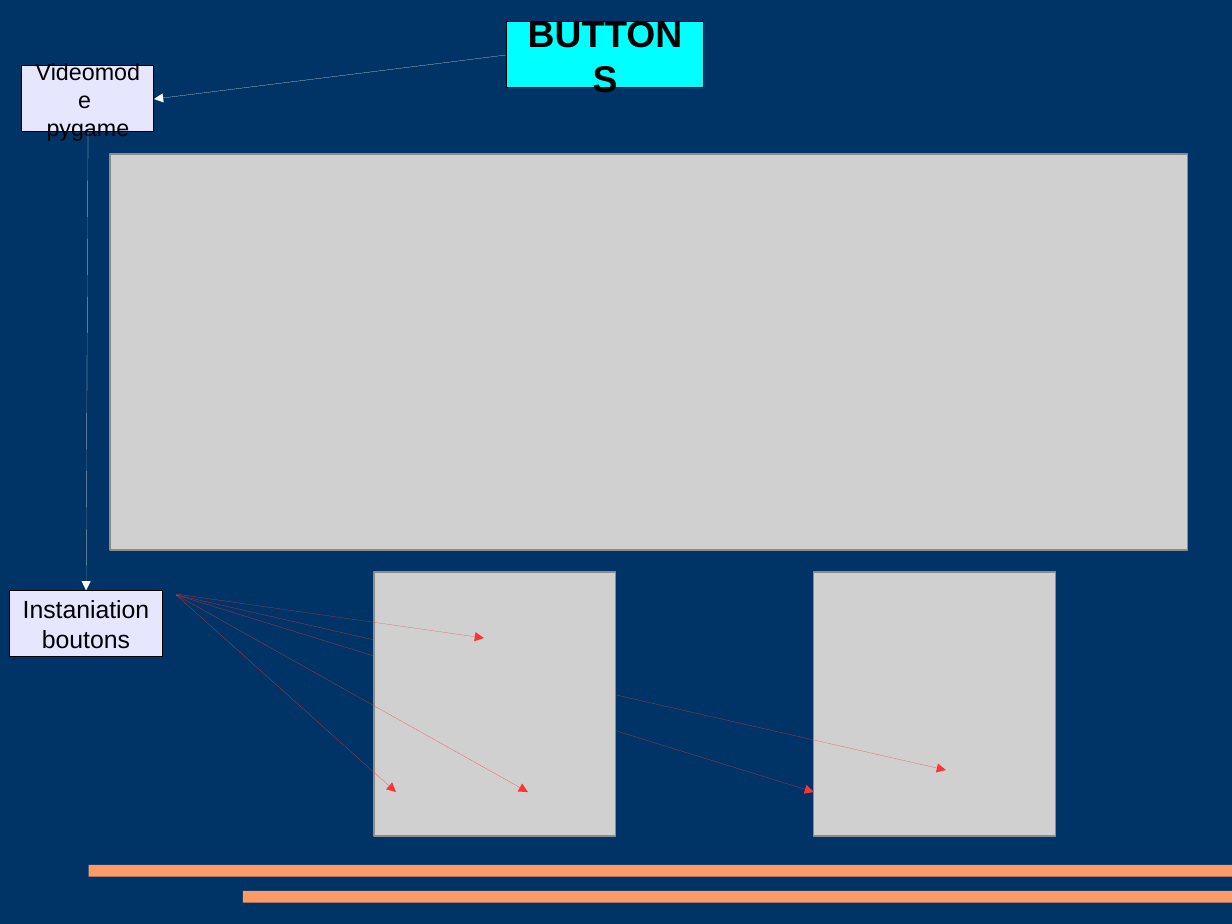
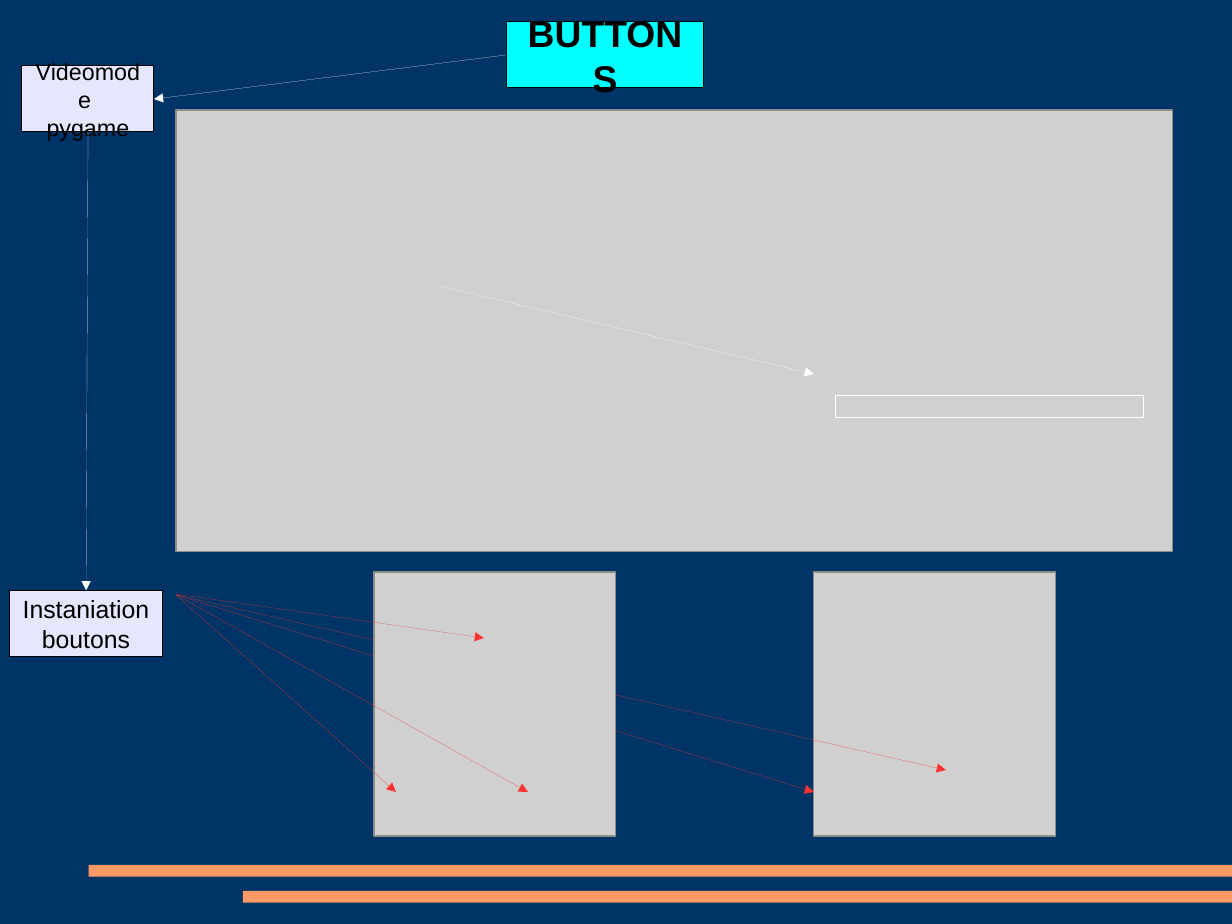
Before and after one commit to MassDo/Projet3, a slide deck: slide 22 of resources/Présentation/PrésentationProjet3.odp. Drawn at 1232x924 pixels with LibreOffice and Linux fonts; fonts in the diff are those of the drawing; grey boxes stand for pictures. Boxes give left, top, right and bottom in pixels: in the first picture for what was removed or moved away, otherwise in the second. Text is boxed around its words. In the diff, an @@ line names an element or a change of style, - is before the commit and + after.

```diff
--- a/resources/Présentation/PrésentationProjet3.odp
+++ b/resources/Présentation/PrésentationProjet3.odp
@@ picture: place and size @@
-picture at (110,154,1188,550)
+picture at (176,110,1172,551)
@@ arrow added from (440, 286) to (814, 375), #FFFFFF 0 pt @@
@@ rectangle added at (836,396,1145,418), outline #FFFFFF 0 pt @@
```
Also in this commit, not shown: 3 other files.
